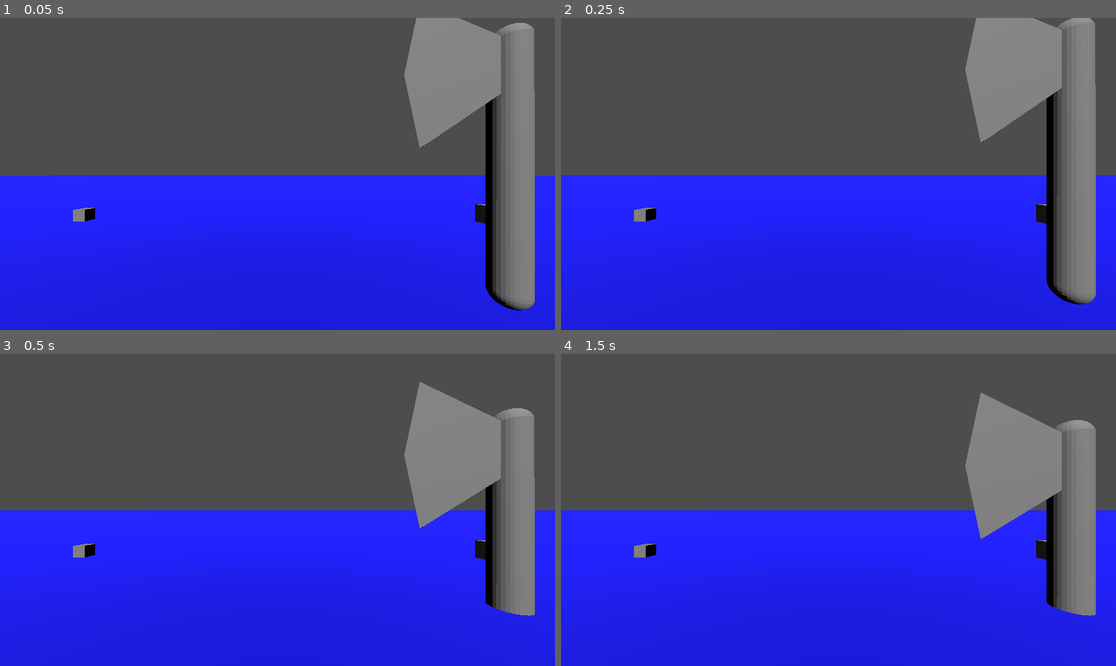
Above: before the commit, frames 1-4 (two rows, left to right).
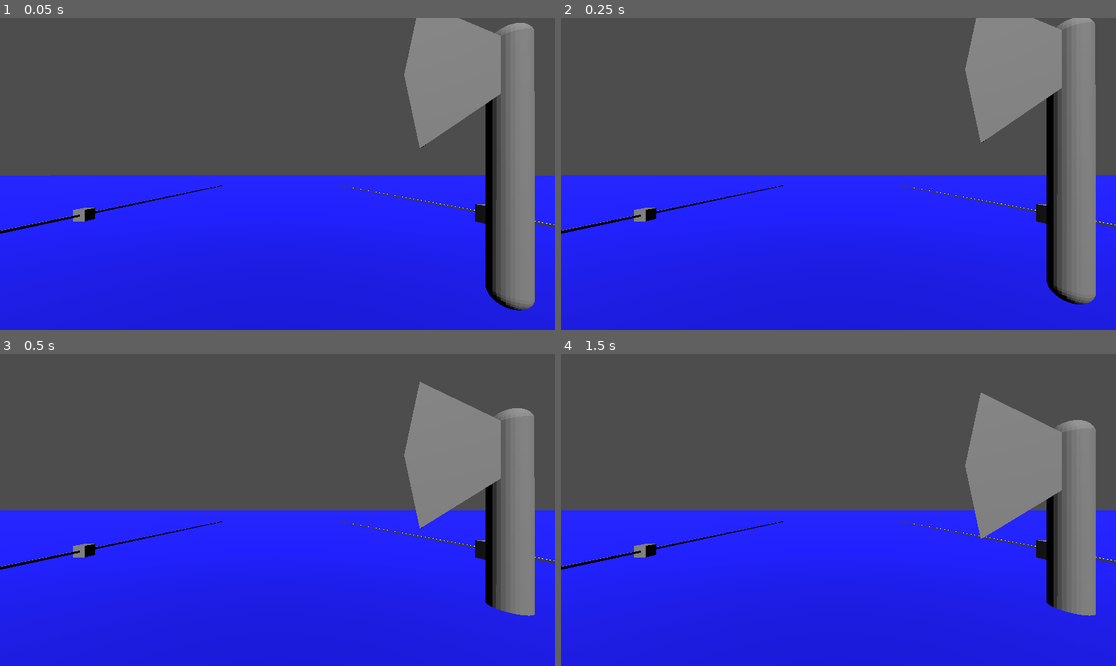
Above: after the commit, the same moments.

Repository: Bercik1287/VR
Game: Godot game, scene res://Scenes/world.tscn
The game is run twice, just before and just after one commit, with the same random seed, the same clock (stepped at 60 frames per second) and the same inputs.
Inputs:
- Up to frame 1 (0.05 s): no input
- Up to frame 2 (0.25 s): no input
- Up to frame 3 (0.5 s): no input
- Up to frame 4 (1.5 s): tap Enter at 1.25 s

The runs differ from the first frame. In frame 1, 0.4% of the frame differs, in the area x 0-100%, y 53-70%; in frame 2, 0.4%; in frame 3, 0.4%; in frame 4, 0.4%.

Commit message:
Raycast Prawa
Nie ma wyglądu więc trzeba się pobawić modelem

Diff:
--- /dev/null
+++ b/RaycastPrawa.gd
@@ -0,0 +1,24 @@
+extends Node3D
+
+@onready var raycast = $LaserRay
+@onready var laser_mesh = $LaserMesh
+@onready var input_action = "vr_spust_prawy"
+
+func _process(_delta):
+	# Aktualizuj laser długość i pozycję
+	if raycast.is_colliding():
+		var hit_pos = raycast.get_collision_point()
+		var distance = global_position.distance_to(hit_pos)
+		laser_mesh.scale.z = distance
+	else:
+		laser_mesh.scale.z = 10.0
+
+
+	if Input.is_action_just_pressed(input_action):
+		if raycast.is_colliding():
+			var collider = raycast.get_collider()
+			if collider is MeshInstance3D:
+
+				var mat = collider.get_active_material(0)
+				if mat:
+					mat.albedo_color = Color.RED
--- a/Scenes/player.tscn
+++ b/Scenes/player.tscn
@@ -13,6 +13,12 @@
 albedo_color = Color(0, 0, 0, 1)
 
 [sub_resource type="BoxMesh" id="BoxMesh_dqh08"]
+
+[sub_resource type="CylinderMesh" id="CylinderMesh_v0iea"]
+
+[sub_resource type="StandardMaterial3D" id="StandardMaterial3D_cvnsp"]
+
+[sub_resource type="CylinderMesh" id="CylinderMesh_cvnsp"]
 
 [sub_resource type="ConvexPolygonShape3D" id="ConvexPolygonShape3D_v0iea"]
 points = PackedVector3Array(-0.12520654, -0.532801, -0.4805069, 0.022783129, 0.4760704, 0.49888408, 0.16971254, 0.55914 …(1084 unchanged characters)…
@@ -46,6 +52,14 @@
 transform = Transform3D(0.176831, 0, 0, 0, 0.176831, 0, 0, 0, 0.176831, 0, 0, 0)
 mesh = SubResource("BoxMesh_dqh08")
 
+[node name="RayCast3D" type="RayCast3D" parent="XROrigin3D/XRController3D"]
+target_position = Vector3(0, 0, -10)
+
+[node name="MeshInstance3D" type="MeshInstance3D" parent="XROrigin3D/XRController3D/RayCast3D"]
+transform = Transform3D(0.01, 0, 0, 0, 0.01, 0, 0, 0, 10, 0, 0, 0)
+mesh = SubResource("CylinderMesh_v0iea")
+surface_material_override/0 = SubResource("StandardMaterial3D_cvnsp")
+
 [node name="XRController3D2" type="XRController3D" parent="XROrigin3D"]
 transform = Transform3D(1, 0, 0, 0, 1, 0, 0, 0, 1, -1.90581, 0, -2.56886)
 tracker = &"left_hand"
@@ -54,6 +68,13 @@
 transform = Transform3D(0.110529, 0, 0, 0, 0.110529, 0, 0, 0, 0.110529, 0, 0, 0)
 mesh = SubResource("BoxMesh_dqh08")
 
+[node name="RayCast3D" type="RayCast3D" parent="XROrigin3D/XRController3D2"]
+target_position = Vector3(0, 0, -10)
+
+[node name="MeshInstance3D" type="MeshInstance3D" parent="XROrigin3D/XRController3D2/RayCast3D"]
+transform = Transform3D(0.01, 0, 0, 0, 0.01, 0, 0, 0, 10, 0, 0, 0)
+mesh = SubResource("CylinderMesh_cvnsp")
+
 [node name="CollisionShape3D" type="CollisionShape3D" parent="XROrigin3D"]
 transform = Transform3D(1, 0, 0, 0, 1, 0, 0, 0, 1, 0, 0, 0.13380337)
 shape = SubResource("ConvexPolygonShape3D_v0iea")
--- /dev/null
+++ b/Scripts/RaycastPrawa.gd
@@ -0,0 +1,24 @@
+extends Node3D
+
+@onready var raycast = $LaserRay
+@onready var laser_mesh = $LaserMesh
+@onready var input_action = "vr_spust_prawy"
+
+func _process(_delta):
+	# Aktualizuj laser długość i pozycję
+	if raycast.is_colliding():
+		var hit_pos = raycast.get_collision_point()
+		var distance = global_position.distance_to(hit_pos)
+		laser_mesh.scale.z = distance
+	else:
+		laser_mesh.scale.z = 10.0
+
+
+	if Input.is_action_just_pressed(input_action):
+		if raycast.is_colliding():
+			var collider = raycast.get_collider()
+			if collider is MeshInstance3D:
+
+				var mat = collider.get_active_material(0)
+				if mat:
+					mat.albedo_color = Color.RED
--- a/project.godot
+++ b/project.godot
@@ -19,6 +19,14 @@
 
 grabbable=""
 
+[input]
+
+vr_spust_prawy={
+"deadzone": 0.2,
+"events": [Object(InputEventJoypadMotion,"resource_local_to_scene":false,"resource_name":"","device":-1,"axis":5,"axis_value":1.0,"script":null)
+]
+}
+
 [xr]
 
 openxr/enabled=true
Not shown, added: RaycastPrawa.gd.uid
Not shown: 1 places in Scenes/player.tscn that only renumber resources
Not shown, added: Scripts/RaycastPrawa.gd.uid
